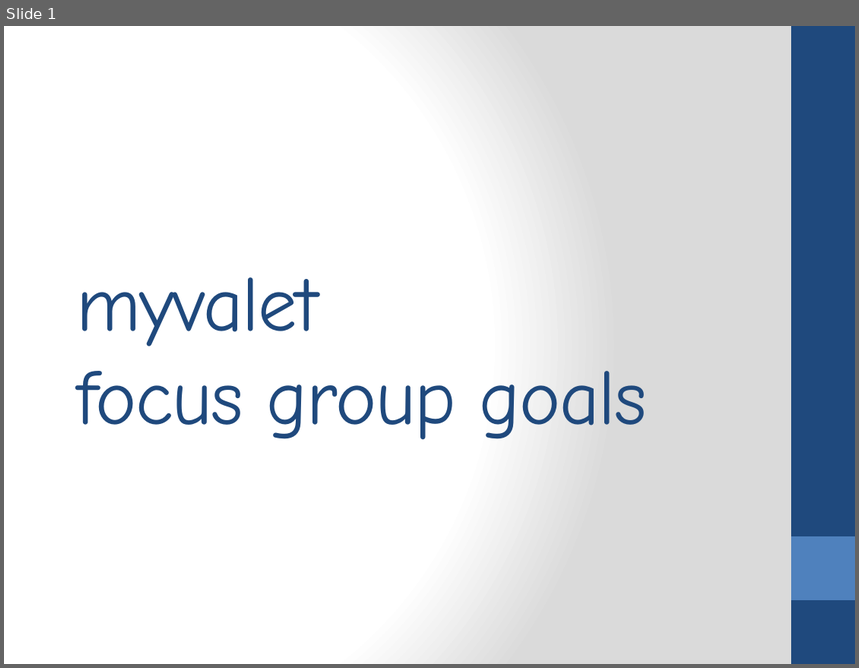
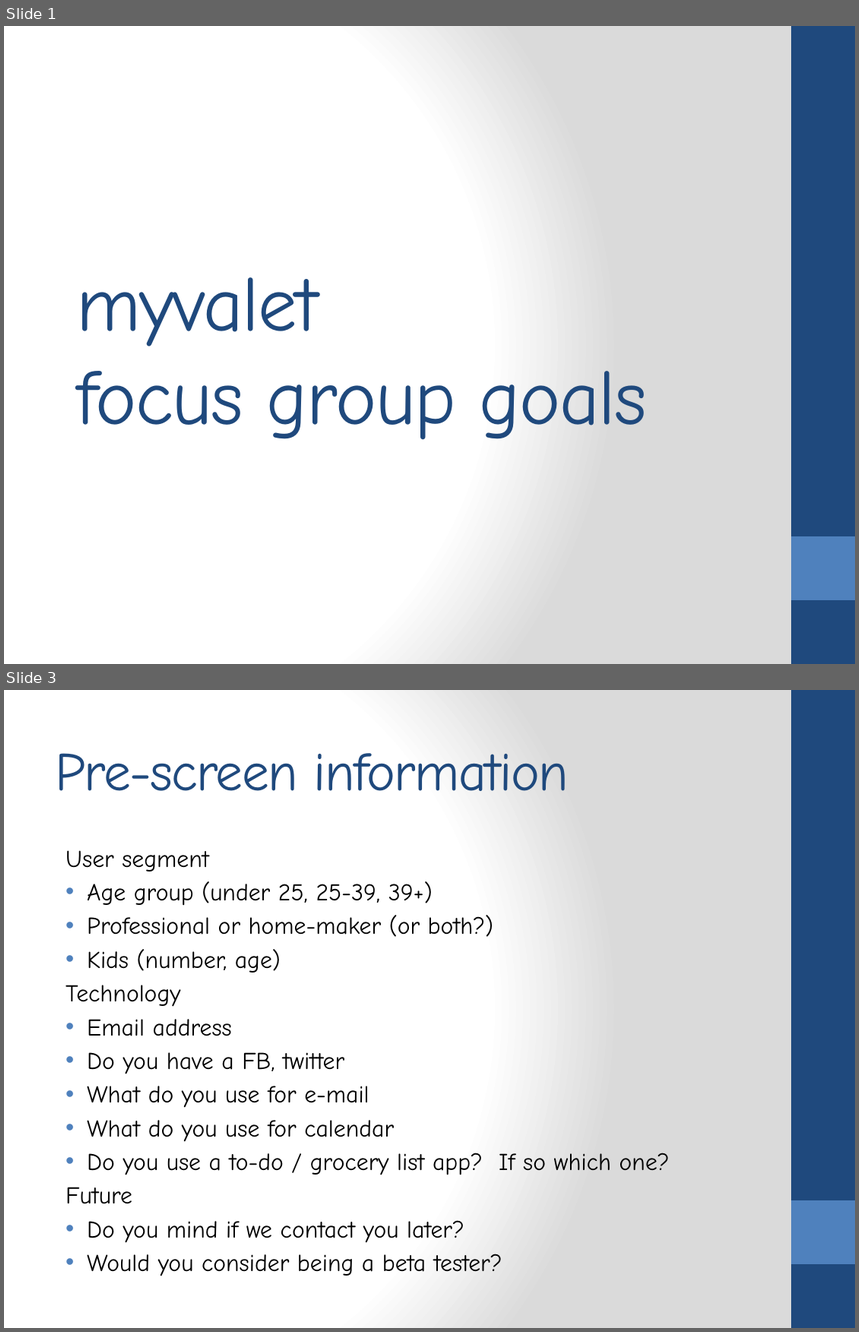
Before and after one commit to ogazitt/TaskStore, a slide deck: Docs/vision/focus group.pptx. Shown one above the other, each under a label of ours: slide 1 before the commit, slides 1 and 3 after it; the slides between them are not shown. The pictures are 859x668 and 859x1332 pixels, drawn with LibreOffice and Linux fonts; fonts in the diff are those of the drawing. Boxes give left, top, right and bottom in pixels: in the first picture for what was removed or moved away, otherwise in the second. Text is boxed around its words. In the diff, an @@ line names an element or a change of style, - is before the commit and + after.

```diff
--- a/Docs/vision/focus group.pptx
+++ b/Docs/vision/focus group.pptx
@@ slide 3 added at (4, 690, 855, 1328), background gradient #FFFFFF to #DADADA; not listed: 2 template elements that a slide beside it also shows @@
@@ title added at (55, 753, 569, 791), 46 pt, text #1F497D @@
+Pre-screen information
@@ text added at (66, 850, 670, 1277), 20.4 pt, text #000000 @@
+User segment
+• Age group (under 25, 25-39, 39+)
+• Professional or home-maker (or both?)
+• Kids (number, age)
+Technology
+• Email address
+• Do you have a FB, twitter
+• What do you use for e-mail
+• What do you use for calendar
+• Do you use a to-do / grocery list app? If so which one?
+Future
+• Do you mind if we contact you later?
+• Would you consider being a beta tester?
```
Also in this commit, not shown: 3 slides changed, 4 other slides added, 1 slide removed, 5 other files.
